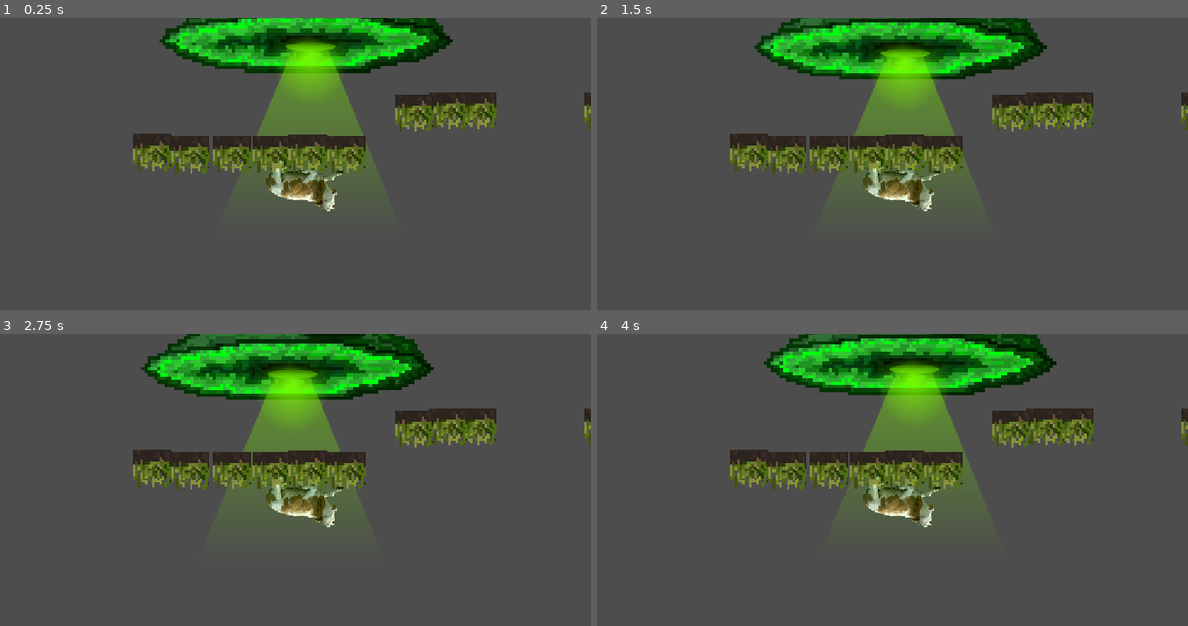
Above: before the commit, frames 1-4 (two rows, left to right).
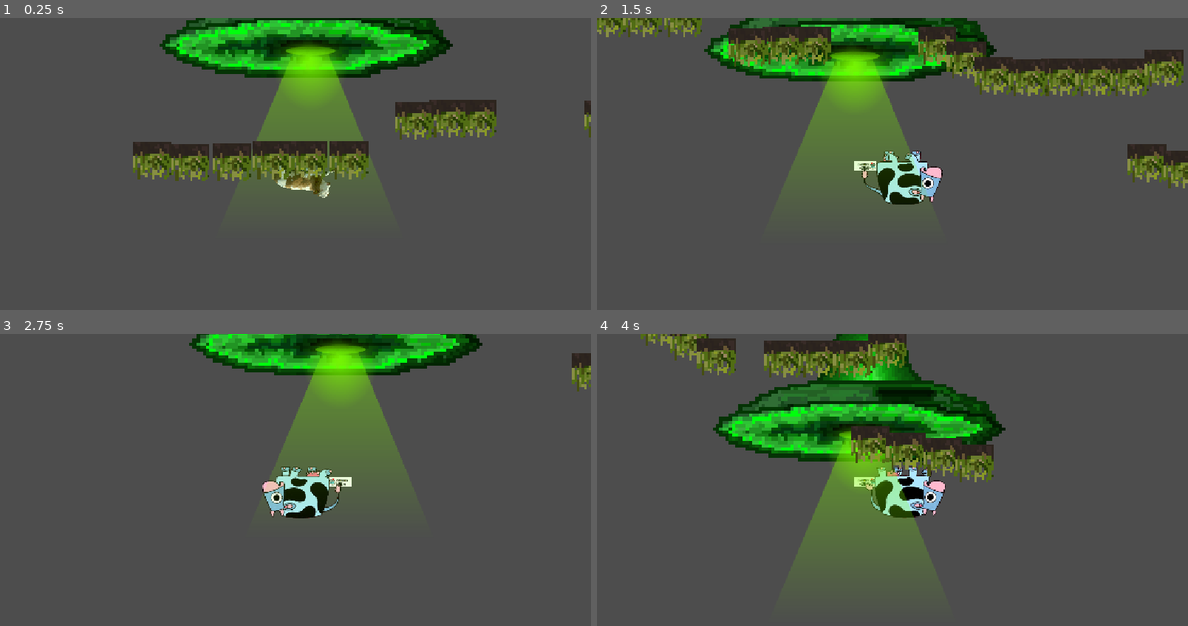
Above: after the commit, the same moments.

Repository: kocourtimik-commits/Godot-Hra
Game: Godot game, scene res://node_2d.tscn
The game is run twice, just before and just after one commit, with the same random seed, the same clock (stepped at 60 frames per second) and the same inputs.
Inputs (mouse positions are in pixels of both pictures, inside the frame that each line leads up to):
- Up to frame 1 (0.25 s): no input
- Up to frame 2 (1.5 s): tap Enter at 0.5 s; move the mouse to (1022, 166) at 0.52 s; hold Right (right) from 0.53 s (still down); tap Space (jump) at 0.6, 0.77, 1.07 s; click (1022, 166) at 0.67 s; move the mouse to (774, 201) at 1.27 s; tap Alt at 1.35 s
- Up to frame 3 (2.75 s): tap Space (jump) at 1.52, 1.55, 1.82, 2.3 s; move the mouse to (354, 427) at 2.02 s; release Right (right) at 2.03 s; hold Left (left) from 2.03 s (still down); tap Shift at 2.1 s
- Up to frame 4 (4 s): move the mouse to (862, 567) at 2.77 s; release Left (left) at 2.78 s; hold Right (right) from 2.78 s (still down); tap Space (jump) at 2.85, 3.02, 3.32, 3.77, 3.8 s; click (862, 567) at 2.92 s; move the mouse to (1069, 550) at 3.52 s; tap Alt at 3.6 s

The runs differ from the first frame. In frame 1, 13% of the frame differs, in the area x 22-100%, y 0-67%; in frame 2, 27%; in frame 3, 21%; in frame 4, 31%, in the area x 7-100%, y 0-79%.
Error before the commit: Parse Error: Cannot infer the type of "tvar" variable because the value doesn't have a set type. (res://player.gd:40)

Commit message:
the falling blocks are the most annoying thing ever (still no done)

Diff:
--- a/grass.gd
+++ b/grass.gd
@@ -1,81 +1,48 @@
 extends AnimatedSprite2D
 
-@export_group("Třesení")
-@export var shake_intenzita: float = 2.0
-@export var shake_zesilovani: bool = true
+const SMER: float = -1.0
+const DOBA_PADU: float = 5.0
+const VZDALENOST: float = 900.0
 
-@export_group("Pád")
-@export var zpozdeni_pred_padem: float = 1.0
-@export var hloubka_padu: float = 48.0
-@export var doba_padu: float = 0.45
-
-var has_fallen: bool = false
-var hrac_na_bloku: bool = false
-var cas_na_bloku: float = 0.0
-var zakladni_offset: Vector2
+var stav: int = 0
+var cas: float = 0.0
+var start_pad: Vector2
 
 @onready var area_2d: Area2D = $Area2D
 @onready var static_body: StaticBody2D = $StaticBody2D
 @onready var solid_shape: CollisionShape2D = $StaticBody2D/CollisionShape2D
 
+
 func _ready() -> void:
-	zakladni_offset = offset
 	area_2d.collision_layer = 0
 	area_2d.collision_mask = 1
 	area_2d.monitoring = true
 	if not area_2d.body_entered.is_connected(_on_area_2d_body_entered):
 		area_2d.body_entered.connect(_on_area_2d_body_entered)
-	if not area_2d.body_exited.is_connected(_on_area_2d_body_exited):
-		area_2d.body_exited.connect(_on_area_2d_body_exited)
 
 
 func _process(delta: float) -> void:
-	if has_fallen or not hrac_na_bloku:
+	if stav == 0:
 		return
 
-	cas_na_bloku += delta
-
-	var pomer := clampf(cas_na_bloku / zpozdeni_pred_padem, 0.0, 1.0)
-	var intenzita := shake_intenzita
-	if shake_zesilovani:
-		intenzita *= lerpf(0.4, 1.0, pomer)
-
-	offset = zakladni_offset + Vector2(
-		randf_range(-intenzita, intenzita),
-		randf_range(-intenzita, intenzita)
-	)
-
-	if cas_na_bloku >= zpozdeni_pred_padem:
-		_propadni_se()
+	cas += delta
+	var p := clampf(cas / DOBA_PADU, 0.0, 1.0)
+	global_position = start_pad + Vector2(0.0, SMER * VZDALENOST * p)
+	if p > 0.8:
+		modulate.a = clampf(1.0 - (p - 0.8) / 0.2, 0.0, 1.0)
+	if p >= 1.0:
+		visible = false
+		set_process(false)
 
 
 func _on_area_2d_body_entered(body: Node2D) -> void:
-	if has_fallen or not body is CharacterBody2D:
+	if stav != 0:
 		return
-	hrac_na_bloku = true
-	print("Hráč vstoupil na blok: ", body.name)
-
-
-func _on_area_2d_body_exited(body: Node2D) -> void:
-	if has_fallen or not body is CharacterBody2D:
+	if not body is CharacterBody2D:
 		return
-	hrac_na_bloku = false
-	cas_na_bloku = 0.0
-	offset = zakladni_offset
-
-
-func _propadni_se() -> void:
-	has_fallen = true
-	offset = zakladni_offset
-
-	# vypni pevnou kolizi, aby hráč propadl
+	start_pad = global_position
+	stav = 1
+	cas = 0.0
 	solid_shape.set_deferred("disabled", true)
 	static_body.set_deferred("collision_layer", 0)
-
-	var pad := create_tween().set_parallel(true)
-	pad.tween_property(self, "global_position:y", global_position.y + hloubka_padu, doba_padu) \
-		.set_trans(Tween.TRANS_QUAD).set_ease(Tween.EASE_IN)
-	pad.tween_property(self, "modulate:a", 0.0, doba_padu)
-	await pad.finished
-
-	visible = false
+	area_2d.set_deferred("monitoring", false)
--- a/grass.tscn
+++ b/grass.tscn
@@ -38,7 +38,7 @@
 [sub_resource type="RectangleShape2D" id="RectangleShape2D_ei405"]
 size = Vector2(16.363379, 3.786896)
 
-[node name="grass" type="AnimatedSprite2D" unique_id=248336711]
+[node name="grass" type="AnimatedSprite2D" unique_id=248336711 groups=["grass"]]
 texture_filter = 1
 rotation = 3.1415927
 scale = Vector2(7.8574586, 7.657987)
@@ -49,7 +49,6 @@
 position = Vector2(-38.562088, -11.752431)
 rotation = 3.1415925
 scale = Vector2(0.12726761, 0.13058262)
-collision_layer = 0
 
 [node name="CollisionShape2D" type="CollisionShape2D" parent="Area2D" unique_id=2058130376]
 position = Vector2(-301, -133.5)
--- a/node_2d.tscn
+++ b/node_2d.tscn
@@ -90,12 +90,6 @@
 
 [node name="Player" type="CharacterBody2D" parent="." unique_id=1260369148]
 script = ExtResource("1_flf07")
-up_smer = null
-prilehani = null
-auto_step_enabled = null
-step_height = null
-step_probe = null
-step_cooldown = null
 
 [node name="AnimatedSprite2D" type="AnimatedSprite2D" parent="Player" unique_id=1115214559]
 position = Vector2(28, -1.9999981)
@@ -140,10 +134,10 @@
 position = Vector2(-76, -97)
 
 [node name="grass5" parent="." unique_id=618664224 instance=ExtResource("22_ei405")]
-position = Vector2(40, -99)
+position = Vector2(41.999996, -97.00001)
 
 [node name="grass6" parent="." unique_id=221027836 instance=ExtResource("22_ei405")]
-position = Vector2(166, -96)
+position = Vector2(174, -96.99999)
 
 [node name="grass7" parent="." unique_id=344734739 instance=ExtResource("22_ei405")]
 position = Vector2(1401, -134)
@@ -158,16 +152,16 @@
 position = Vector2(1738, -164)
 
 [node name="grass18" parent="." unique_id=2055463911 instance=ExtResource("22_ei405")]
-position = Vector2(1680, 205)
+position = Vector2(1682, 145)
 
 [node name="grass19" parent="." unique_id=976060436 instance=ExtResource("22_ei405")]
-position = Vector2(1800, 206)
+position = Vector2(1798, 165.99998)
 
 [node name="grass20" parent="." unique_id=1557441467 instance=ExtResource("22_ei405")]
-position = Vector2(1918, 204.99998)
+position = Vector2(1917, 185)
 
 [node name="grass21" parent="." unique_id=1046108732 instance=ExtResource("22_ei405")]
-position = Vector2(1918, 204.99998)
+position = Vector2(2020, 206)
 
 [node name="grass8" parent="." unique_id=2038276972 instance=ExtResource("22_ei405")]
 position = Vector2(1001, -237)
--- a/player.gd
+++ b/player.gd
@@ -2,63 +2,50 @@
 
 @onready var animated_sprite: AnimatedSprite2D = $AnimatedSprite2D
 
-const SPEED = 900.0
-const JUMP_VELOCITY = 1100.0      # kladné = dolů na obrazovce = od podlahy pryč
+const SPEED: float = 900.0
+const JUMP_VELOCITY: float = 1100.0
+const AIR_JUMP_VELOCITY: float = 950.0
+const GRAVITACE: float = 1400.0
+const MAX_SKOKU_VE_VZDUCHU: int = 2
+const COYOTE: float = 0.12
 
-@export_group("Diagnostika")
-@export var diag: bool = true
-
-@export_group("Obrácený platformer")
-@export var up_smer: Vector2 = Vector2(0, 1)   # podlaha je NAD hráčem
-@export var prilehani: float = 30.0            # floor_snap_length
-
-@export_group("Auto přejití schodu")
-@export var auto_step_enabled: bool = true
-@export var step_height: float = 24.0
-@export var step_probe: float = 12.0
-@export var step_cooldown: float = 0.15
-
-var _cooldown: float = 0.0
-var _posledni_diag: String = ""
+var _cas_bez_zeme: float = 0.0
+var _skoku_ve_vzduchu: int = 0
+var _coyote: float = 0.0
 
 
 func _ready() -> void:
-	up_direction = up_smer
+	up_direction = Vector2(0, 1)
 	motion_mode = MOTION_MODE_GROUNDED
-	floor_snap_length = prilehani
-	floor_stop_on_slope = true
-	floor_max_angle = deg_to_rad(45.0)
-
-	if diag:
-		print("=========== START DIAGNOSTIKY ===========")
-		print("[DIAG] up_direction      = ", up_direction)
-		print("[DIAG] motion_mode       = ", motion_mode)
-		print("[DIAG] floor_snap_length = ", floor_snap_length)
-		print("[DIAG] collision_layer   = ", collision_layer)
-		print("[DIAG] collision_mask    = ", collision_mask)
-		print("[DIAG] gravity          = ", get_gravity())
-		var tvar := $CollisionShape2D.shape
-		if tvar is RectangleShape2D:
-			print("[DIAG] moje kolize       = ", tvar.size)
-		elif tvar is CapsuleShape2D:
-			print("[DIAG] moje kolize       = capsule r=", tvar.radius, " h=", tvar.height)
-		else:
-			print("[DIAG] moje kolize       = ", tvar)
-		print("=========================================")
+	floor_snap_length = 0.0
+	floor_stop_on_slope = false
+	floor_constant_speed = true
+	floor_block_on_wall = true
+	floor_max_angle = deg_to_rad(60.0)
+	slide_on_ceiling = false
 
 
 func _physics_process(delta: float) -> void:
-	if _cooldown > 0.0:
-		_cooldown -= delta
+	if is_on_floor():
+		_cas_bez_zeme = 0.0
+		_coyote = COYOTE
+		_skoku_ve_vzduchu = 0
+	else:
+		_cas_bez_zeme += delta
+		_coyote = maxf(0.0, _coyote - delta)
+		var nasobek := lerpf(1.0, 2.2, clampf(_cas_bez_zeme / 0.3, 0.0, 1.0))
+		if velocity.y > -200.0:
+			nasobek *= 0.6
+		velocity.y -= GRAVITACE * nasobek * delta
+		velocity.y = maxf(velocity.y, -1800.0)
 
-	if not is_on_floor():
-		velocity += get_gravity() * delta
-
-	if not is_on_floor():
-		velocity.y -= 980.0 * delta     # tvoje dvojitá gravitace – nechávám ji
-
-	if Input.is_action_just_pressed("jump") and is_on_floor():
-		velocity.y = JUMP_VELOCITY
+	if Input.is_action_just_pressed("jump"):
+		if is_on_floor() or _coyote > 0.0:
+			velocity.y = JUMP_VELOCITY
+			_coyote = 0.0
+		elif _skoku_ve_vzduchu < MAX_SKOKU_VE_VZDUCHU:
+			velocity.y = AIR_JUMP_VELOCITY
+			_skoku_ve_vzduchu += 1
 
 	var direction := Input.get_axis("left", "right")
 
@@ -73,59 +60,4 @@
 		animated_sprite.scale = Vector2(0.1, 0.1)
 		animated_sprite.position.y = -20
 
-	if auto_step_enabled and direction != 0.0 and _cooldown <= 0.0:
-		_zkus_prekrocit(direction)
-
 	move_and_slide()
-
-	if diag and direction != 0.0:
-		_vypis_stav(direction)
-
-
-# ---------- AUTO PŘEJITÍ ----------
-func _zkus_prekrocit(direction: float) -> void:
-	if not is_on_floor():
-		if diag: print("[DIAG] SKIP: nejsem na zemi (is_on_floor = false)")
-		return
-
-	var dopredu := Vector2(direction * step_probe, 0.0)
-	if not test_move(global_transform, dopredu):
-		return   # nic v cestě – normální chůze
-
-	# v obráceném světě se schod obchází DOLŮ na obrazovce (+Y)
-	var svisle := Vector2(0.0, step_height + 4.0)
-
-	if test_move(global_transform, svisle):
-		if diag: print("[DIAG] FAIL 1: nemám se kam posunout, test_move(", svisle, ") = true")
-		return
-
-	var po_posunu := global_transform.translated(svisle)
-	if test_move(po_posunu, Vector2(direction * (step_probe + 8.0), 0.0)):
-		if diag: print("[DIAG] FAIL 2: je to zeď, ne schod (po posunu je cesta zablokovaná)")
-		return
-
-	var pozice_pred := global_position
-	global_position += svisle
-	velocity = Vector2.ZERO
-	apply_floor_snap()
-	_cooldown = step_cooldown
-
-	if diag:
-		print("[DIAG] OK: přešel jsem schod o ", svisle.y, " px (", pozice_pred, " -> ", global_position, ")")
-
-
-# ---------- VÝPIS STAVU ----------
-func _vypis_stav(direction: float) -> void:
-	var dopredu := Vector2(direction * step_probe, 0.0)
-	var prekazka := test_move(global_transform, dopredu)
-	var svisle := Vector2(0.0, step_height + 4.0)
-	var volno_svisle := not test_move(global_transform, svisle)
-	var po_posunu_volno := not test_move(global_transform.translated(svisle),
-		Vector2(direction * (step_probe + 8.0), 0.0))
-
-	var stav := "na_zemi=%s | prekazka_vpredu=%s | misto_posunu=%s | po_posunu_volno=%s | y=%d" % [
-		is_on_floor(), prekazka, volno_svisle, po_posunu_volno, int(global_position.y)
-	]
-	if stav != _posledni_diag:
-		_posledni_diag = stav
-		print("[DIAG] ", stav)
Not shown, added: addons/ziva_agent/bin/windows_x86_64/~libziva_agent.windows.release.x86_64.dll
Not shown, added: node_2d.tscn5824734173.tmp
Not shown, added: node_2d.tscn5835111160.tmp
Not shown, added: node_2d.tscn7951142545.tmp
Not shown, added: node_2d.tscn8750963776.tmp
Not shown, added: node_2d.tscn8756491926.tmp
